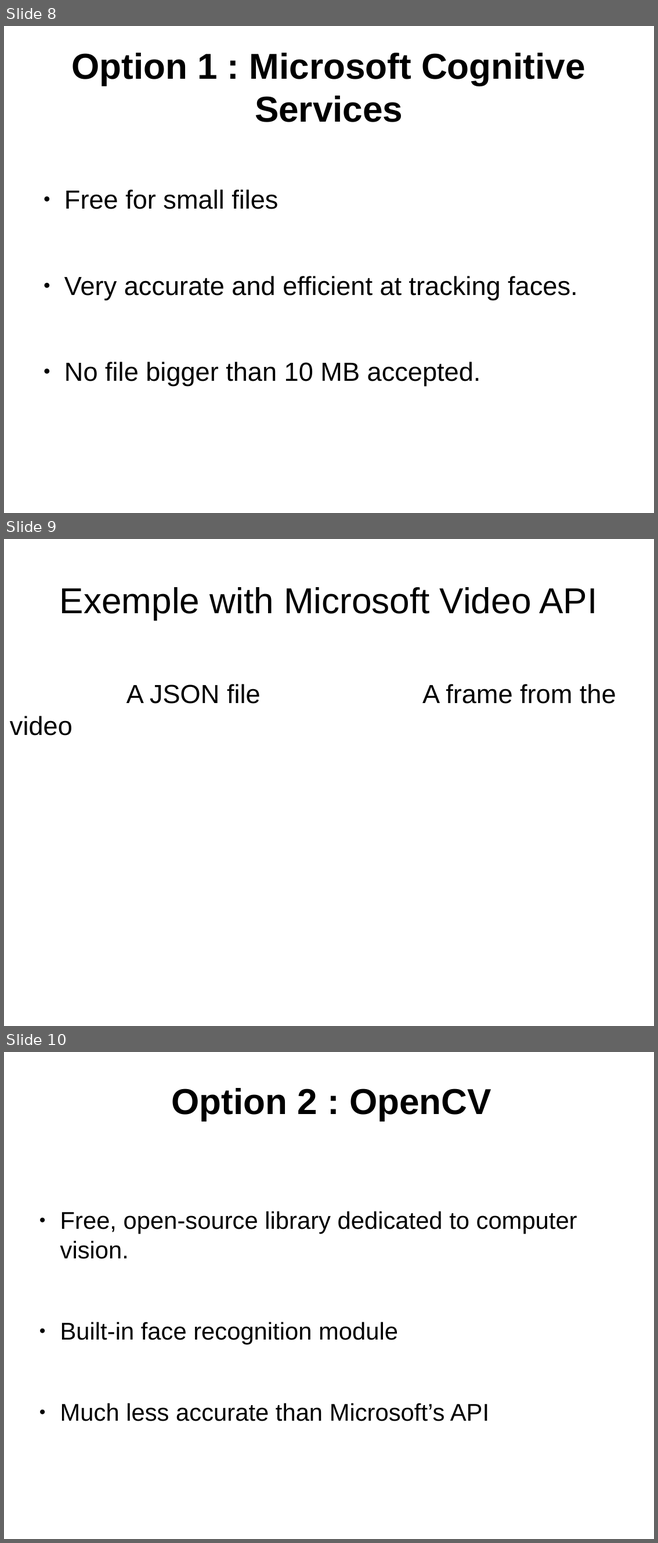
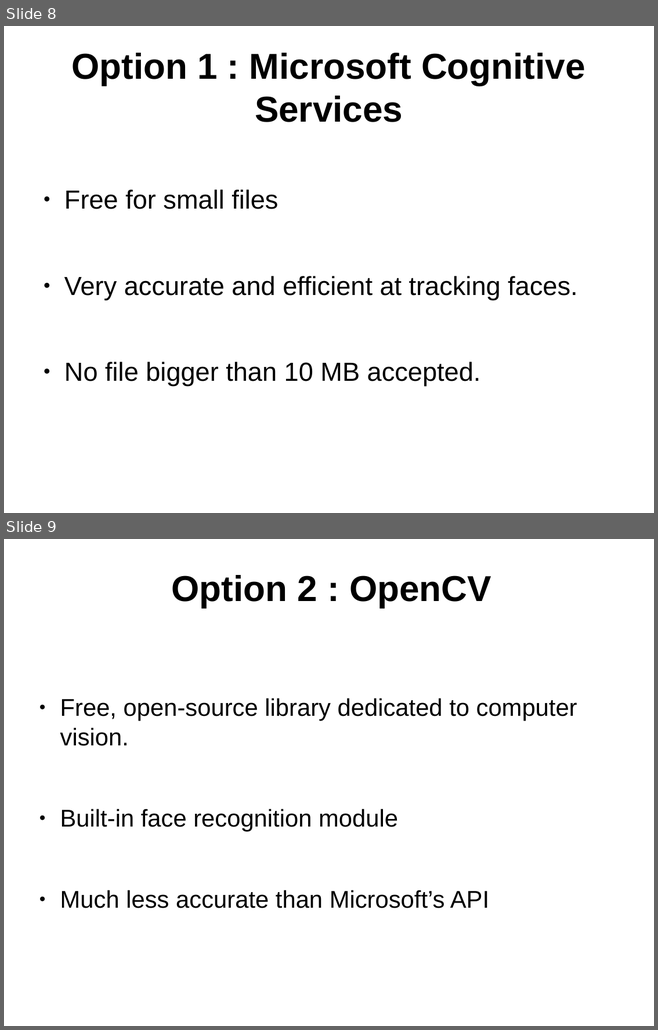
Before and after one commit to Kyin/opencv-test, a slide deck: Presentations/Presentation 9.04/Presentation.odp. Shown one above the other, each under a label of ours: slides 8, 9 and 10 before the commit, slides 8 and 9 after it. The pictures are 658x1543 and 658x1030 pixels, drawn with LibreOffice and Linux fonts; fonts in the diff are those of the drawing. Boxes give left, top, right and bottom in pixels: in the first picture for what was removed or moved away, otherwise in the second. Text is boxed around its words. In the diff, an @@ line names an element or a change of style, - is before the commit and + after.

```diff
--- a/Presentations/Presentation 9.04/Presentation.odp
+++ b/Presentations/Presentation 9.04/Presentation.odp
@@ slide 9 removed at (4,539,654,1026), background #FFFFFF @@
@@ title removed at (60,587,597,620) @@
-Exemple with Microsoft Video API
@@ text removed at (126,684,616,704) @@
-A JSON file A frame from the video
@@ what was slide 10 is now slide 9 @@
```
Also in this commit, not shown: 1 slide added.
